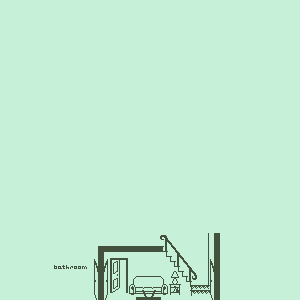
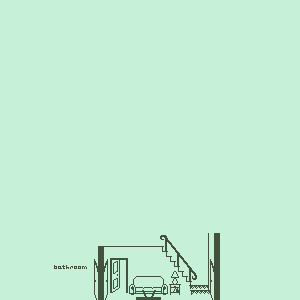
The second w=300, h=300 image is a revision of the first. Changes to its layers:
painted on "Pasted Layer" over [104, 247, 210, 296]
